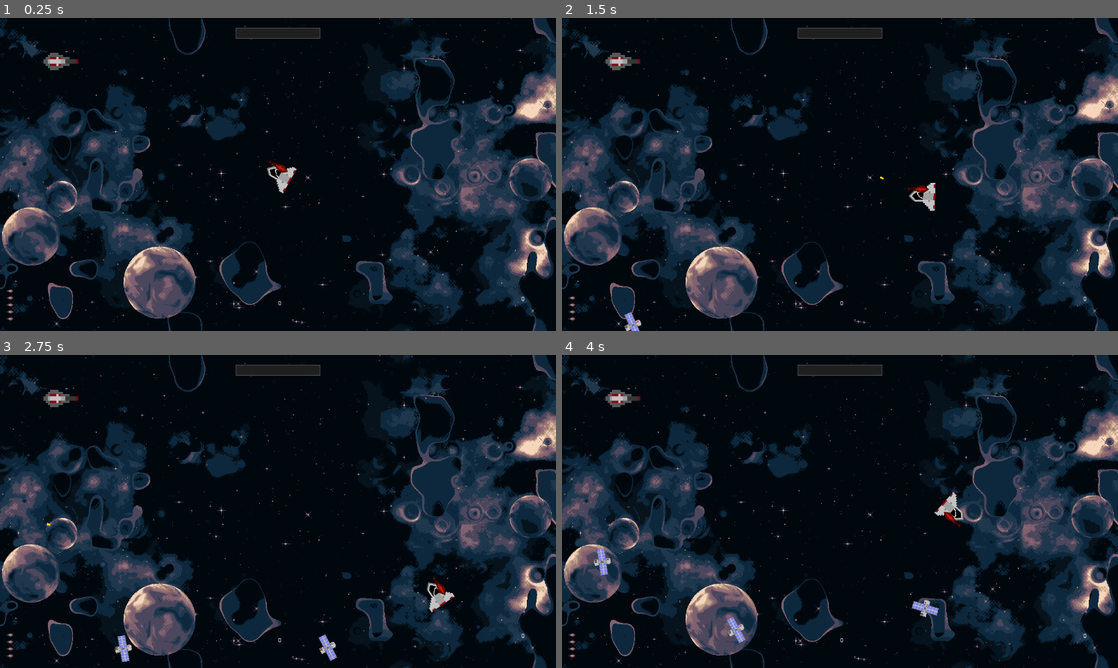
Above: before the commit, frames 1-4 (two rows, left to right).
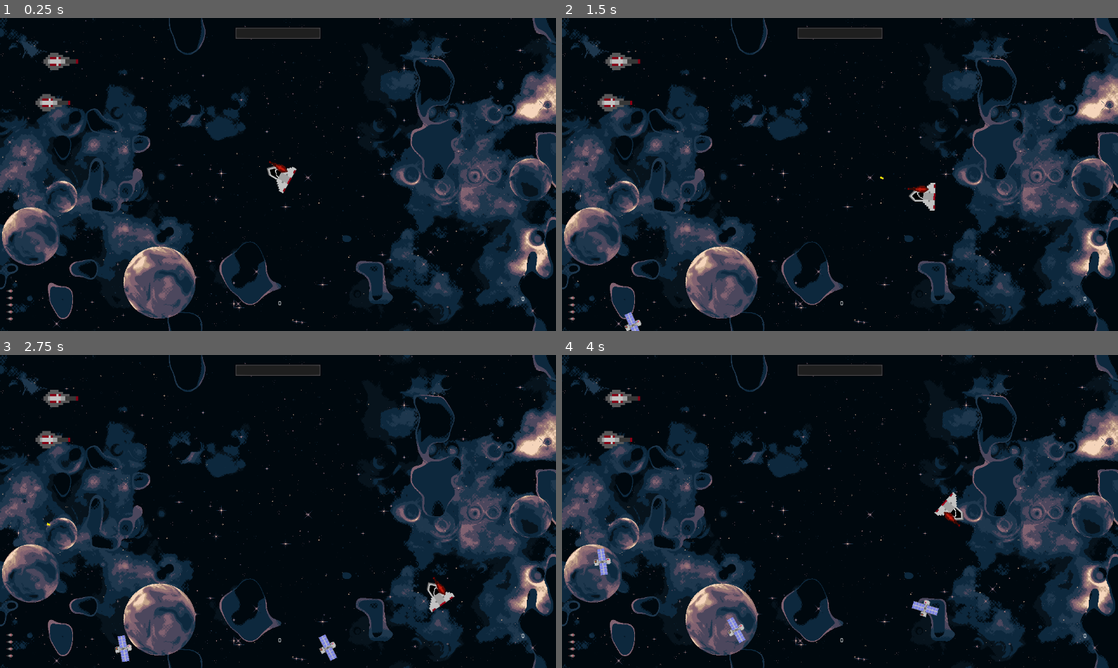
Above: after the commit, the same moments.

Repository: Pinais/TopDownShooter
Game: Godot game, scene res://Main.tscn
Same seed, same stepped clock (60 frames per second), same inputs: the game is played once before the commit and once after it.
Inputs (mouse positions are in pixels of both pictures, inside the frame that each line leads up to):
- Up to frame 1 (0.25 s): no input
- Up to frame 2 (1.5 s): tap Enter at 0.5 s; move the mouse to (962, 158) at 0.52 s; hold D (direita) 0.53-1.28 s; hold F (interagir, bound only after the commit) 0.53-1.28 s; move the mouse to (728, 190) at 1.27 s; hold S (baixo) from 1.28 s (still down); click (728, 190) at 1.35 s
- Up to frame 3 (2.75 s): tap F (interagir, bound only after the commit) at 1.55, 2.3 s; move the mouse to (333, 442) at 2.02 s; release S (baixo) at 2.03 s; hold D (direita) from 2.03 s (still down); hold R (recarregar) from 2.03 s (still down)
- Up to frame 4 (4 s): move the mouse to (812, 574) at 2.77 s; release D (direita) at 2.78 s; release R (recarregar) at 2.78 s; hold W (cima) 2.78-3.53 s; tap F (interagir, bound only after the commit) at 2.85 s; move the mouse to (1006, 558) at 3.52 s; hold A (esquerda) from 3.53 s (still down); hold F (interagir, bound only after the commit) from 3.53 s (still down)

The runs differ from the first frame. In frame 1, 0.2% of the frame differs, in the area x 6-13%, y 24-30%; in frame 2, 0.2%; in frame 3, 0.2%; in frame 4, 0.2%.

Commit message:
Funcionalidade de coletar itens no chão
Modificada a funcionalidade de coleta de itens para que o jogador tenha que pressionar o botão de "interagir" (atualmente "F") para coletar um item do chão.

Diff:
--- a/Codigo/ArmaBase.gd
+++ b/Codigo/ArmaBase.gd
@@ -25,6 +25,7 @@
 onready var direcao_projetil = $DirecaoProjetil
 onready var intervalo_tiro = $IntervaloTiro
 onready var tempo_recarga = $TempoRecarga
+onready var area2d = $Area2D
 
 
 func _ready():
--- a/Codigo/Jogador.gd
+++ b/Codigo/Jogador.gd
@@ -19,6 +19,8 @@
 var invencivel = false
 var esta_vivo = true
 var pontuacao = 0
+var vetor_itens_chao = []
+
 
 onready var arma = $Arma
 onready var tempo_invencibilidade = $TempoInvencibilidade
@@ -99,13 +101,16 @@
 		if esta_vivo:
 			arma.recarregar()
 		else: reviver()
+	if event.is_action_pressed("interagir"):
+		if not vetor_itens_chao.empty():
+			pegar_arma(vetor_itens_chao[len(vetor_itens_chao)-1])
 
 
 func _on_Area2D_area_entered(area):
 	if area.is_in_group("area_arma"):
 		var arma_chao = area.get_parent()
 		if arma_chao != arma:
-			pegar_arma(arma_chao)
+			vetor_itens_chao.append(arma_chao)
 
 	if area.is_in_group("pontos"):
 		var pontos = area.get_parent()
@@ -119,6 +124,9 @@
 func _on_Area2D_area_exited(area):
 	if area.is_in_group("inimigo"):
 		qtd_dano = clamp(qtd_dano - area.get_parent().dano, 0, 1000)
+	if area.is_in_group("area_arma"):
+		var arma_chao = area.get_parent()
+		vetor_itens_chao.erase(arma_chao)
 
 
 func _on_TempoInvencibilidade_timeout():
--- a/Codigo/Main.tscn
+++ b/Codigo/Main.tscn
@@ -10,6 +10,12 @@
 [node name="Main" type="Node2D"]
 script = ExtResource( 2 )
 
+[node name="BackGround" type="Sprite" parent="."]
+position = Vector2( 640, 360 )
+z_index = -100
+z_as_relative = false
+texture = ExtResource( 6 )
+
 [node name="TimerGerarInimigo" type="Timer" parent="."]
 autostart = true
 
@@ -18,6 +24,10 @@
 
 [node name="ArmaBase2" parent="." instance=ExtResource( 1 )]
 position = Vector2( 100, 100 )
+scale = Vector2( 5, 5 )
+
+[node name="ArmaBase" parent="." instance=ExtResource( 1 )]
+position = Vector2( 82, 195 )
 scale = Vector2( 5, 5 )
 
 [node name="HUDJogador" type="Node2D" parent="."]
@@ -54,12 +64,6 @@
 expand = true
 stretch_mode = 2
 
-[node name="BackGround" type="Sprite" parent="."]
-position = Vector2( 640, 360 )
-z_index = -100
-z_as_relative = false
-texture = ExtResource( 6 )
-
 [node name="GerenteInimigos" type="Node2D" parent="."]
 
 [node name="GerentePontos" type="Node2D" parent="."]
--- a/Codigo/project.godot
+++ b/Codigo/project.godot
@@ -65,6 +65,11 @@
 "events": [ Object(InputEventKey,"resource_local_to_scene":false,"resource_name":"","device":0,"alt":false,"shift":false,"control":false,"meta":false,"command":false,"pressed":false,"scancode":82,"physical_scancode":0,"unicode":0,"echo":false,"script":null)
  ]
 }
+interagir={
+"deadzone": 0.5,
+"events": [ Object(InputEventKey,"resource_local_to_scene":false,"resource_name":"","device":0,"alt":false,"shift":false,"control":false,"meta":false,"command":false,"pressed":false,"scancode":70,"physical_scancode":0,"unicode":0,"echo":false,"script":null)
+ ]
+}
 
 [physics]
 
